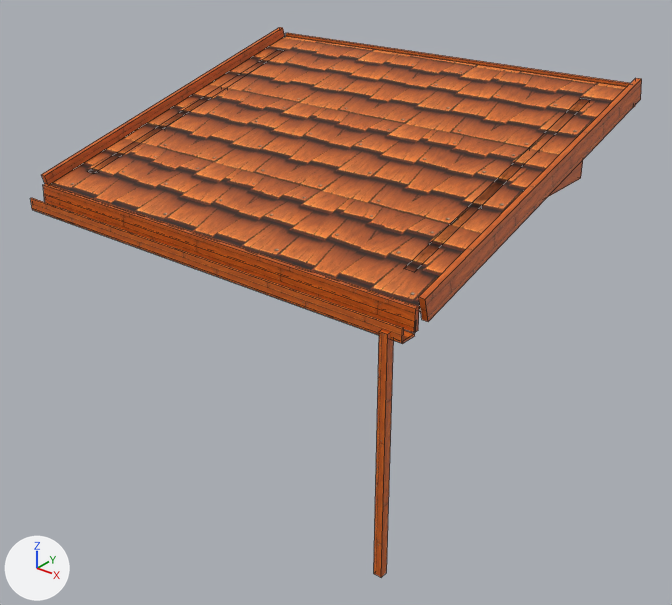
A saved change to the FBX model Assets/Art/PANDANIN/ev parçaları 3/Roof_Shed_4x3.fbx.
Before and after are seen from a 50 mm camera at (5.74, -7.06, 5.6) aimed at (0.2, -0.14, 1.31). The lights are fixed; the arrows at lower left show +X, +Y and +Z. The first picture is the older version. Mesh edges are drawn as thin lines. Where no turn or scale is listed for an object, it has been applied to the vertices.

The first picture shows 'Roof_Shed_4x3'.
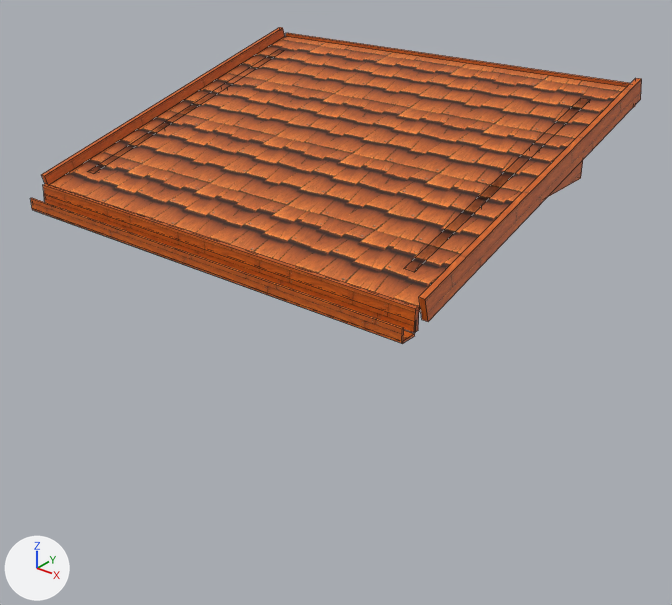
The newer file is also turned or shifted as a whole; pictures and numbers use the older file's frame.

Location of each change, (x1, y1, x2, y2) in pixels of the pictures (672 x 605 px):
'Roof_Shed_4x3', reshaped (42% shorter)
    before: (30, 27, 642, 577)
    after: (30, 27, 642, 344)
part 1 of me_roof_shed_4x3, deleted (brown)
    before: (374, 330, 394, 577)
part 2 of me_roof_shed_4x3, surface changed
    both: (30, 27, 642, 342)

Edits to the bpy script that builds the scene:
```text
Change me_roof_shed_4x3:
    used by ob_roof_shed_4x3; location = (0.0, 0.0, 0.0)
    remove me_roof_shed_4x3.from_pydata(...)  # 100 vertices, 72 faces; spans x -2.36..2.36, y -2.01..2.01, z 0.0..3.6
    add me_roof_shed_4x3.from_pydata(...)  # 92 vertices, 66 faces; spans x -2.36..2.36, y -1.98..2.01, z 2.29..3.6
    me_roof_shed_4x3 part 1: the loose piece of 8 vertices spanning x 2.11..2.19, y -2.01..-1.93, z 0.0..2.35 is deleted
    me_roof_shed_4x3 part 2: 64 kept faces spanning x -2.36..2.36, y -1.98..2.01, z 2.29..3.6 get new texture (UV) coordinates
```
